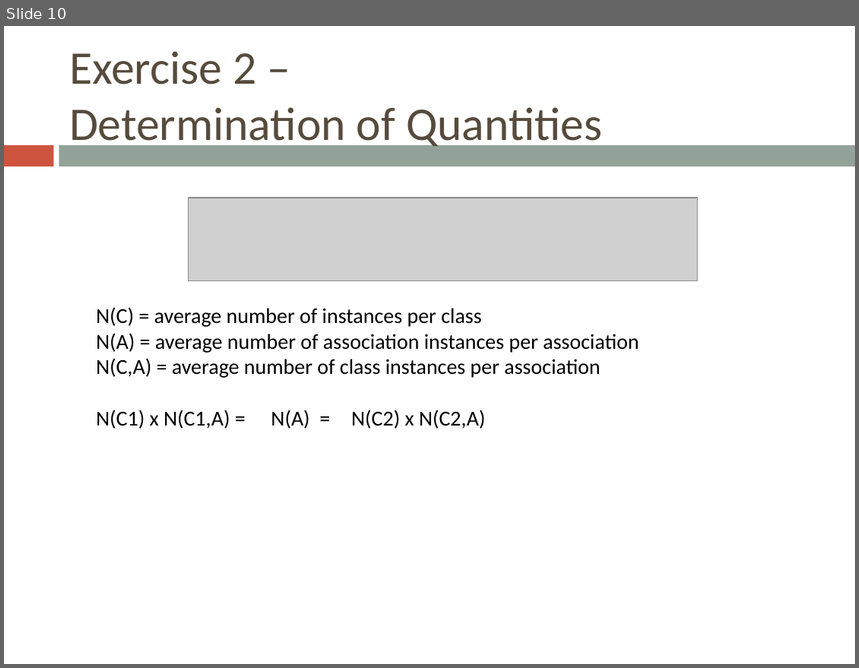
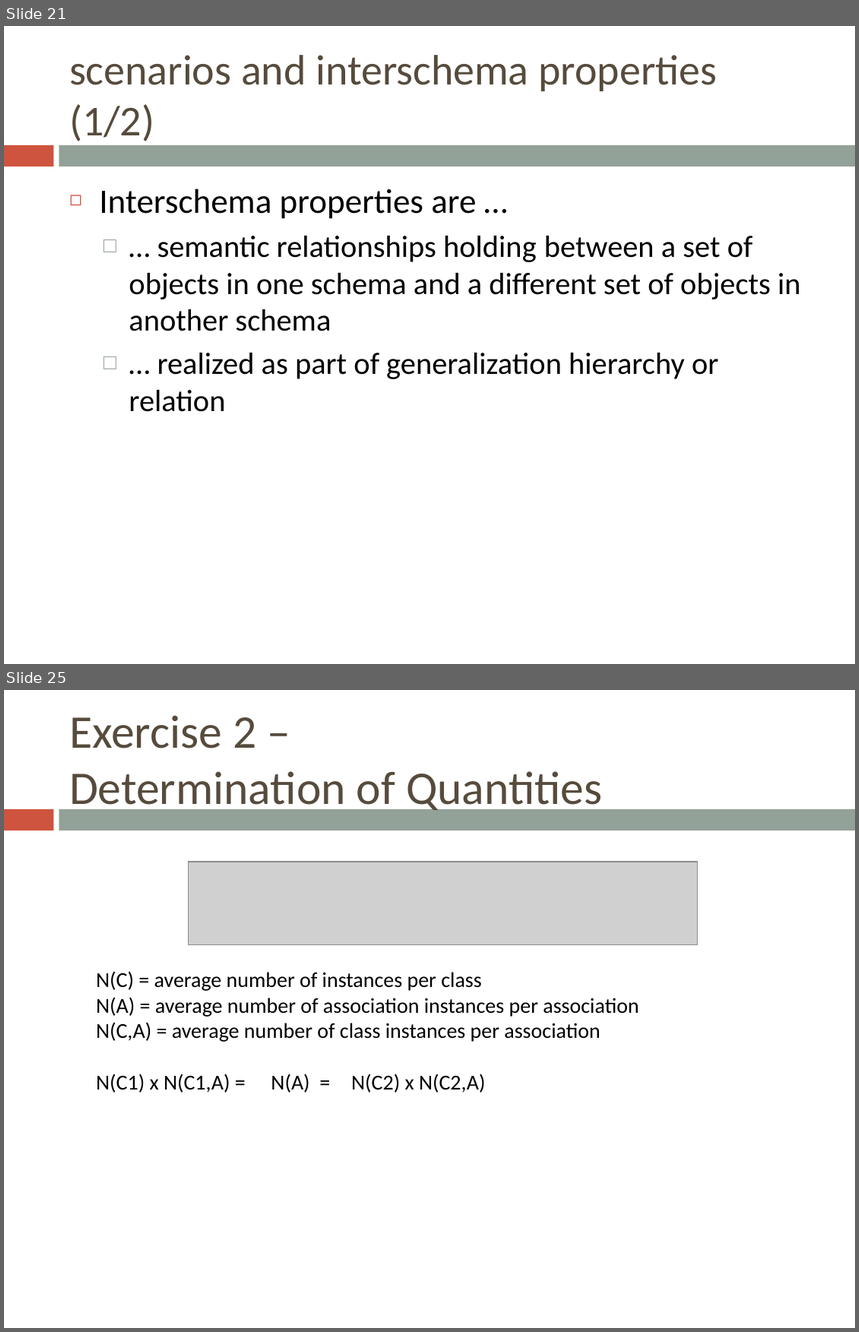
Before and after one commit to bugxd/DBTech, a slide deck: Assignment_4.pptx. Shown one above the other, each under a label of ours: slide 10 before the commit, slides 21 and 25 after it; the slides between them are not shown. The pictures are 859x668 and 859x1332 pixels, drawn with LibreOffice and Linux fonts; fonts in the diff are those of the drawing; grey boxes stand for pictures. Boxes give left, top, right and bottom in pixels: in the first picture for what was removed or moved away, otherwise in the second. Text is boxed around its words. In the diff, an @@ line names an element or a change of style, - is before the commit and + after.

```diff
--- a/Assignment_4.pptx
+++ b/Assignment_4.pptx
@@ slide 21 added at box(4, 26, 855, 664), background #FFFFFF; not listed: 2 template elements that a slide beside it also shows @@
@@ title added at box(69, 55, 717, 142), 36 pt, text #564B3C @@
+scenarios and interschema properties (1/2)
@@ text added at box(99, 189, 800, 412), 26 pt, text #000000 @@
+◻ Interschema properties are …
+  □ … semantic relationships holding between a set of objects in one schema and a different set of objects in another schema
+  □ … realized as part of generalization hierarchy or relation
@@ what was slide 10 is now slide 25 @@
```
Also in this commit, not shown: 8 slides changed, 16 other slides added, 2 slides removed, 21 other files.
